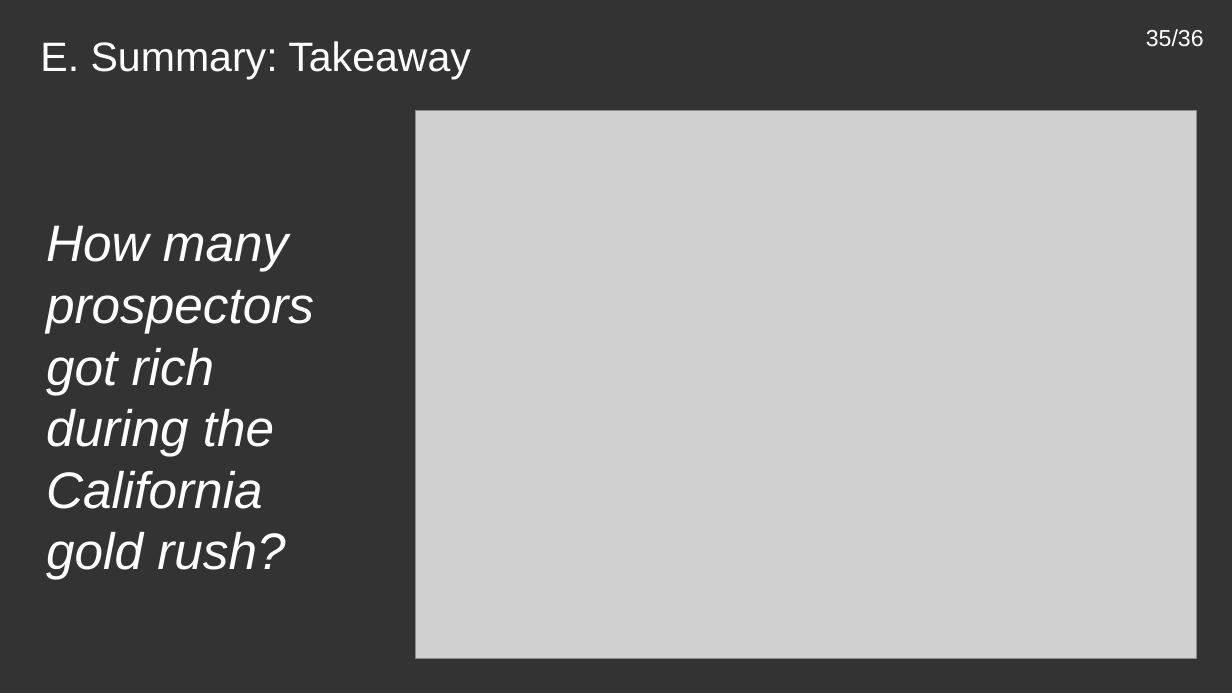
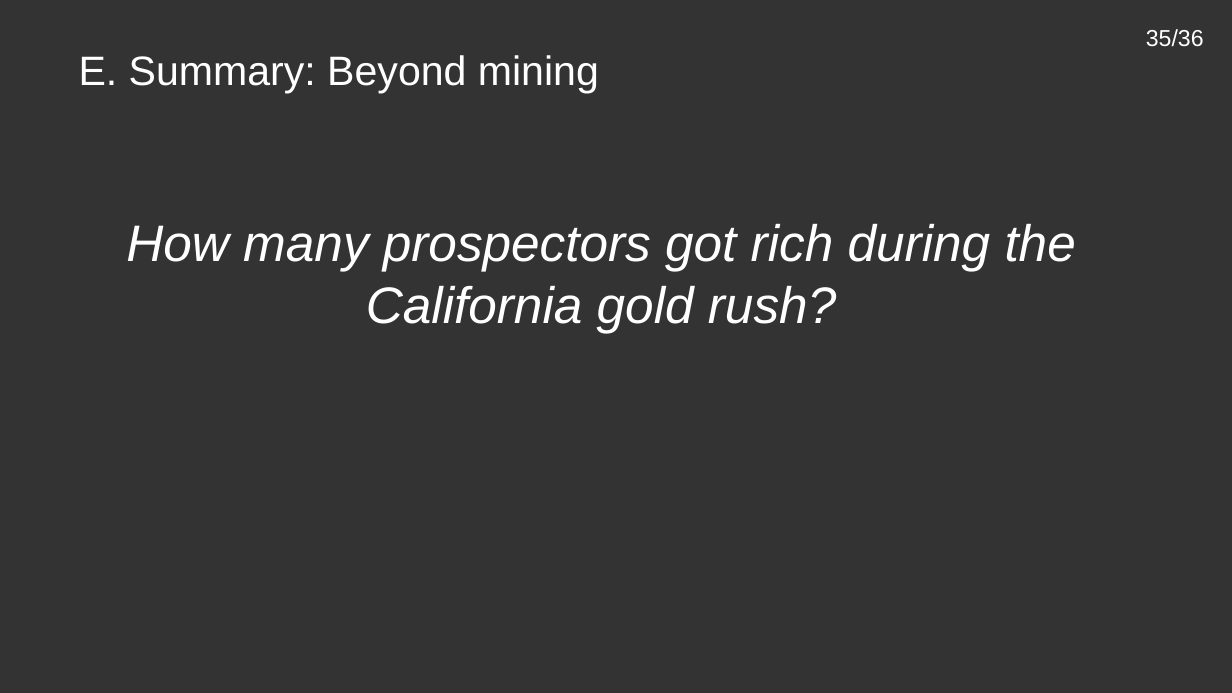
Before and after one commit to twolindens/PR, a slide deck: slide 35 of BlockchainAppIntro_201805.pptx. Drawn at 1232x693 pixels with LibreOffice and Linux fonts; fonts in the diff are those of the drawing; grey boxes stand for pictures. Boxes give left, top, right and bottom in pixels: in the first picture for what was removed or moved away, otherwise in the second. Text is boxed around its words. In the diff, an @@ line names an element or a change of style, - is before the commit and + after.

```diff
--- a/BlockchainAppIntro_201805.pptx
+++ b/BlockchainAppIntro_201805.pptx
@@ text at [79, 55, 599, 94]: text changed @@
-E. Summary: Takeaway
+E. Summary: Beyond mining
@@ picture removed at [416, 111, 1197, 659] @@
@@ text "How many prospectors got rich ..." at [126, 224, 1076, 333]: alignment left to centre @@
```
Also in this commit, not shown: 2 other slides changed, 1 other file.
